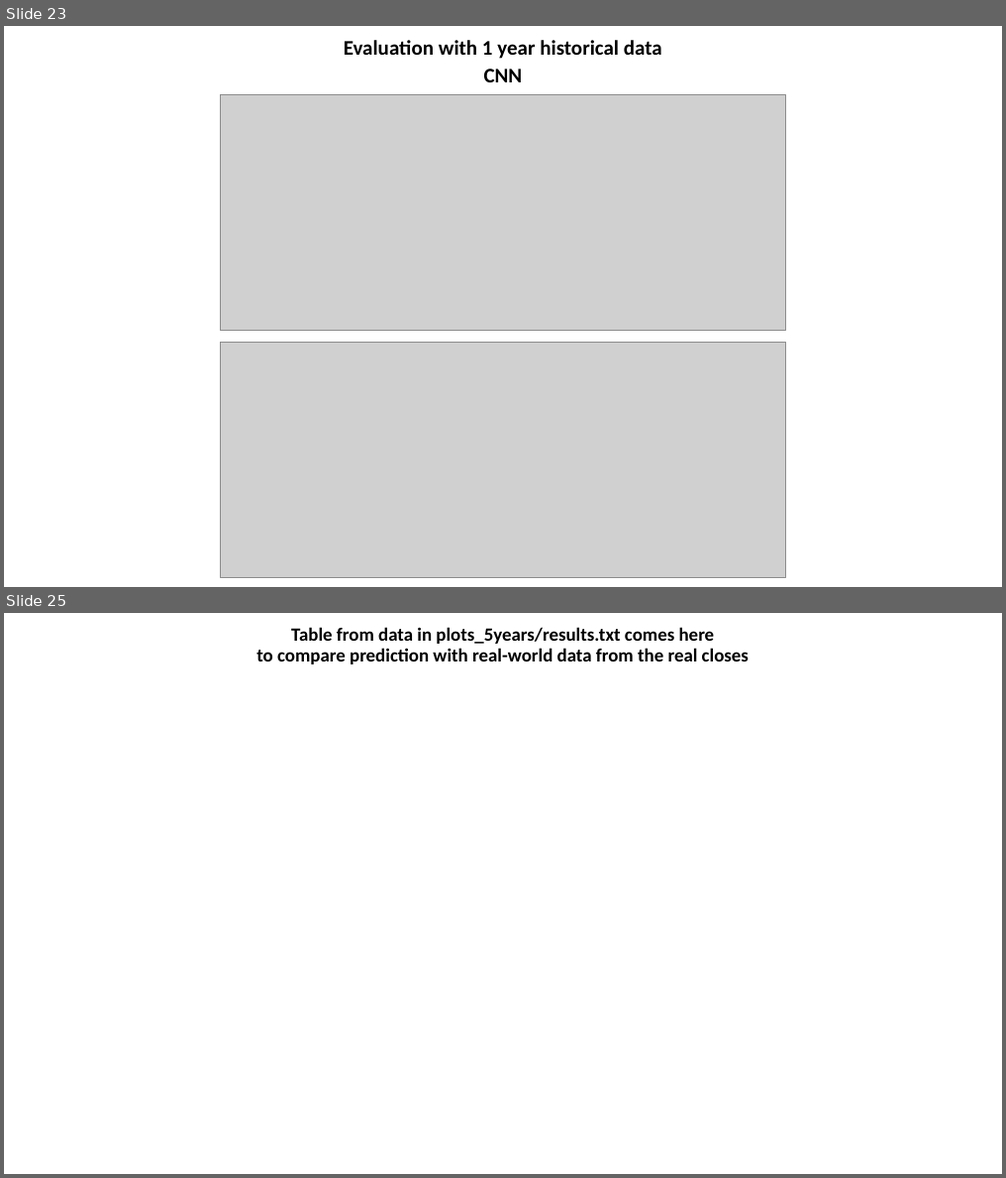
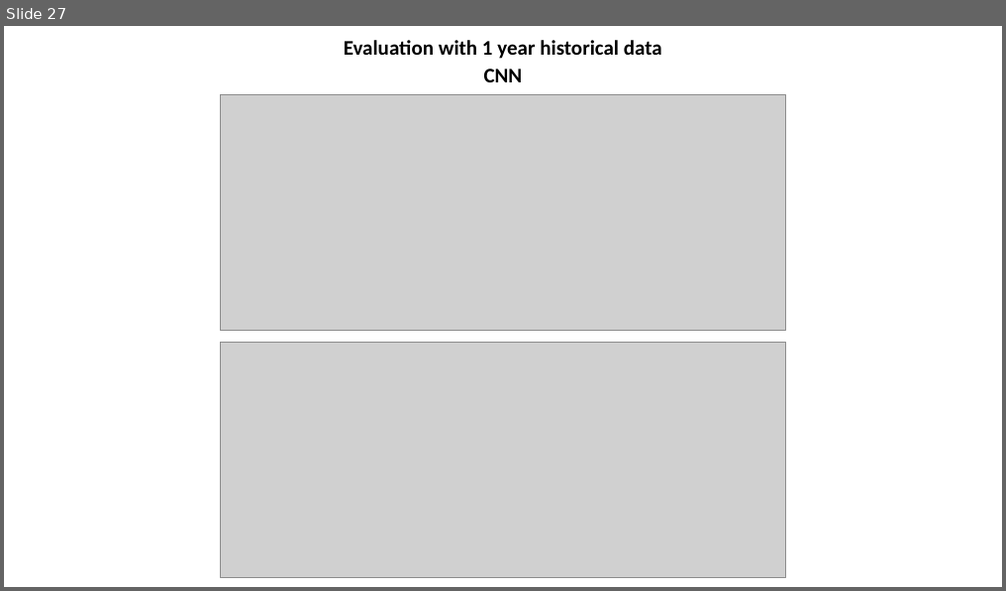
Before and after one commit to sfremerey/backprophet, a slide deck: Backprophet.pptx. Shown one above the other, each under a label of ours: slides 23 and 25 before the commit, slide 27 after it; the slides between them are not shown. The pictures are 1006x1178 and 1006x591 pixels, drawn with LibreOffice and Linux fonts; fonts in the diff are those of the drawing; grey boxes stand for pictures. Boxes give left, top, right and bottom in pixels: in the first picture for what was removed or moved away, otherwise in the second. Text is boxed around its words. In the diff, an @@ line names an element or a change of style, - is before the commit and + after.

```diff
--- a/Backprophet.pptx
+++ b/Backprophet.pptx
@@ slide 25 removed at (x1=4, y1=613, x2=1002, y2=1174), background #FFFFFF @@
@@ title removed at (x1=256, y1=627, x2=748, y2=664) @@
-Table from data in plots_5years/results.txt comes here
-to compare prediction with real-world data from the real closes
@@ what was slide 23 is now slide 27 @@
```
Also in this commit, not shown: 16 slides changed, 6 slides added, 1 other file.
